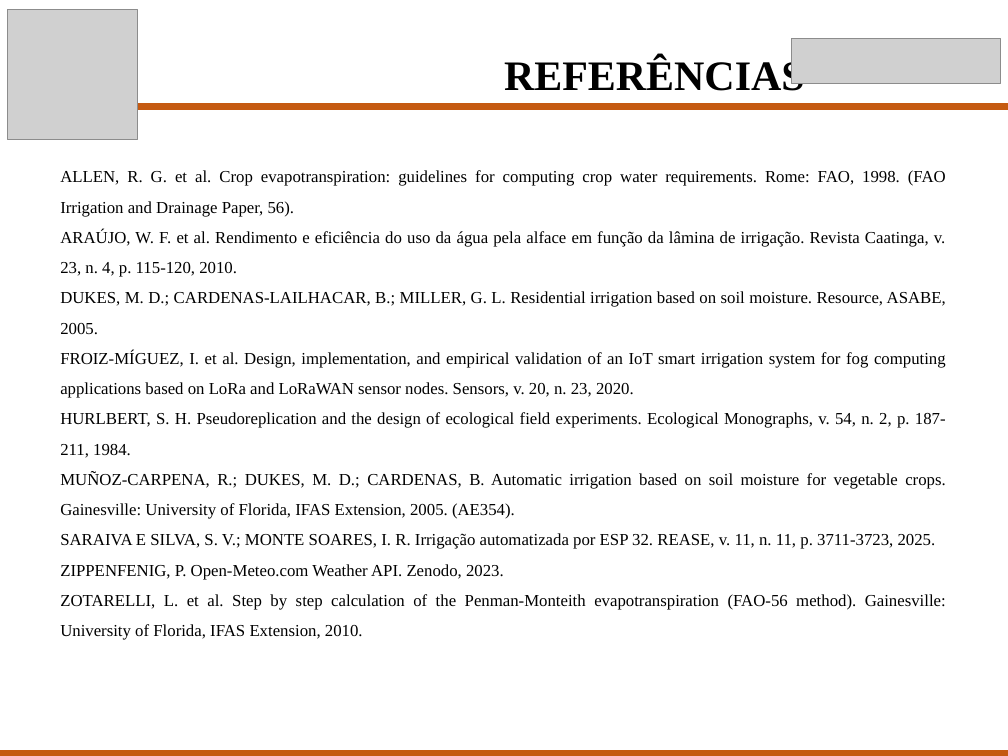
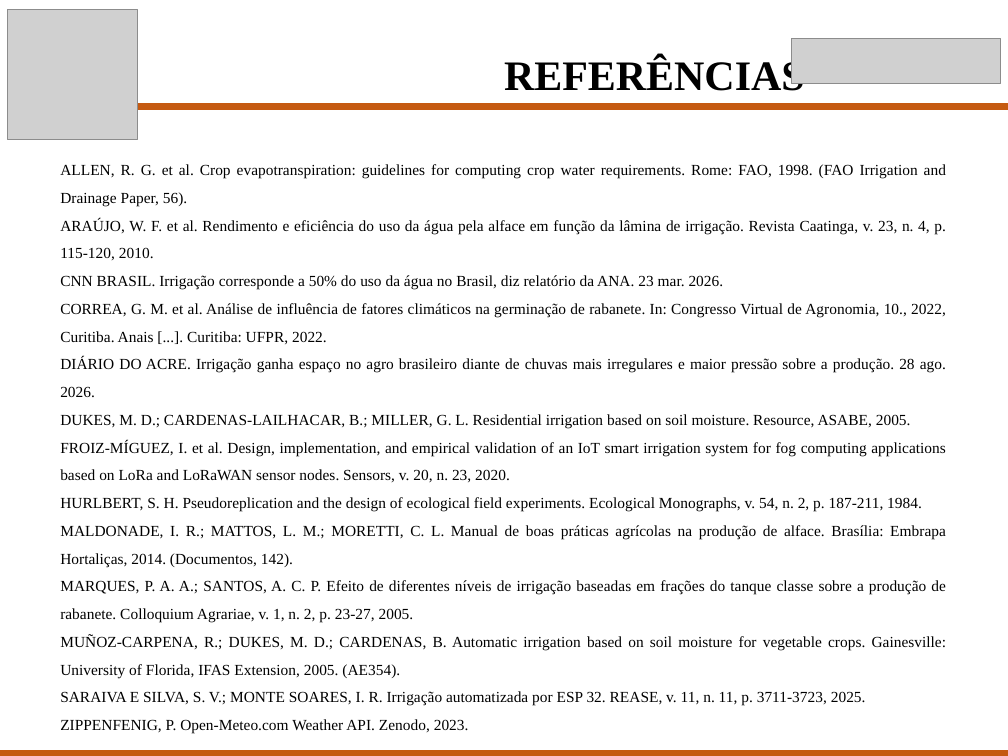
Before and after one commit to Scaglia05/irrigacao-inteligente, a slide deck: slide 13 of docs/p2/Apresentacao_TCC_P2.pptx (slide 9 before the commit). Drawn at 1008x756 pixels with LibreOffice and Linux fonts; fonts in the diff are those of the drawing; grey boxes stand for pictures. Boxes give left, top, right and bottom in pixels: in the first picture for what was removed or moved away, otherwise in the second. Text is boxed around its words. In the diff, an @@ line names an element or a change of style, - is before the commit and + after.

```diff
--- a/docs/p2/Apresentacao_TCC_P2.pptx
+++ b/docs/p2/Apresentacao_TCC_P2.pptx
@@ text at (60, 164, 947, 734): size 12 to 11 pt in "ALLEN, R. G. et al. Crop evapotranspiration: ...", "ARAÚJO, W. F. et al. Rendimento e ...", "DUKES, M. D.; CARDENAS-LAILHACAR, B.; MILLER, G. ...", "FROIZ-MÍGUEZ, I. et al. Design, implementation, and ..." and 4 more places @@
@@ text at (60, 275, 946, 397): paragraphs added @@
+CNN BRASIL. Irrigação corresponde a 50% do uso da água no Brasil, diz relatório da ANA. 23 mar. 2026.
+CORREA, G. M. et al. Análise de influência de fatores climáticos na germinação de rabanete. In: Congresso Virtual de Agronomia, 10., 2022, Curitiba. Anais [...]. Curitiba: UFPR, 2022.
+DIÁRIO DO ACRE. Irrigação ganha espaço no agro brasileiro diante de chuvas mais irregulares e maior pressão sobre a produção. 28 ago. 2026.
@@ text at (60, 525, 946, 623): paragraphs added @@
+MALDONADE, I. R.; MATTOS, L. M.; MORETTI, C. L. Manual de boas práticas agrícolas na produção de alface. Brasília: Embrapa Hortaliças, 2014. (Documentos, 142).
+MARQUES, P. A. A.; SANTOS, A. C. P. Efeito de diferentes níveis de irrigação baseadas em frações do tanque classe sobre a produção de rabanete. Colloquium Agrariae, v. 1, n. 2, p. 23-27, 2005.
@@ text at (60, 594, 946, 640): paragraph removed @@
-ZOTARELLI, L. et al. Step by step calculation of the Penman-Monteith evapotranspiration (FAO-56 method). Gainesville: University of Florida, IFAS Extension, 2010.
```
Also in this commit, not shown: 4 other slides changed, 4 slides added, 1 other file.
